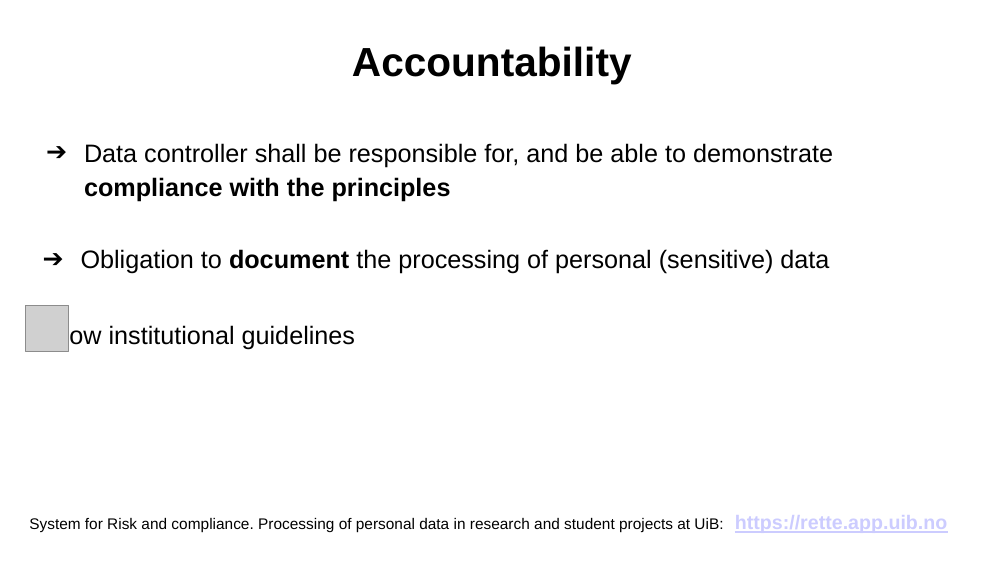
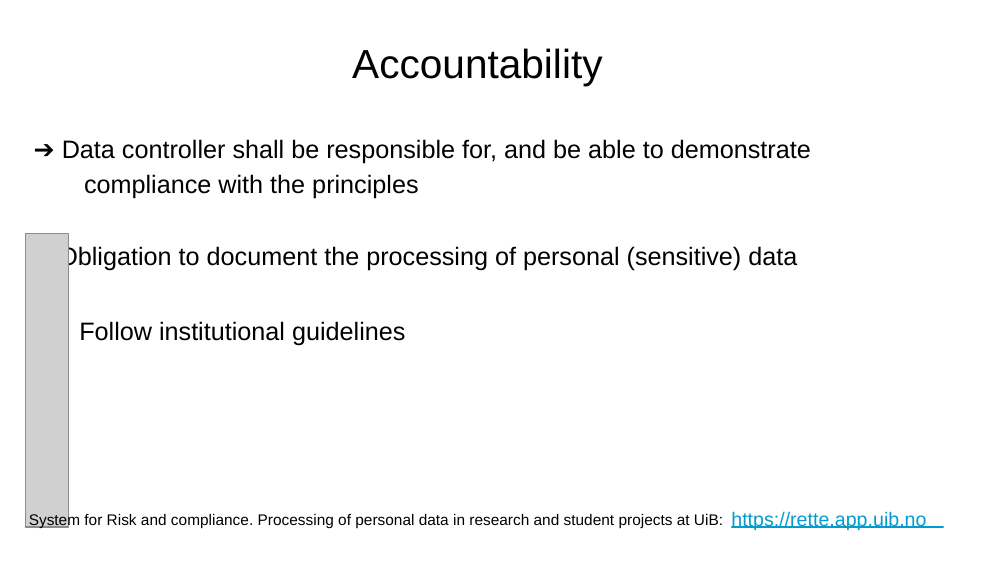
Before and after one commit to ELIXIR-Norway-Training/DMP-writing-workshop, a slide deck: slide 29 of 04_GDPR.odp (slide 30 before the commit). Drawn at 1008x567 pixels with LibreOffice and Linux fonts; fonts in the diff are those of the drawing; grey boxes stand for pictures. Boxes give left, top, right and bottom in pixels: in the first picture for what was removed or moved away, otherwise in the second. Text is boxed around its words. In the diff, an @@ line names an element or a change of style, - is before the commit and + after.

```diff
--- a/04_GDPR.odp
+++ b/04_GDPR.odp
@@ freeform shape added at bbox=[108, 24, 876, 98], fill #FFFFFF @@
@@ text "Accountability" at bbox=[352, 48, 602, 86]: bold off; alignment centre to left; vertical alignment middle to top @@
@@ text at bbox=[62, 139, 811, 164]: text changed @@
-➔ Data controller shall be responsible for, and be able to demonstrate compliance with the principles
+➔ Data controller shall be responsible for, and be able to demonstrate
@@ text added at bbox=[84, 174, 418, 198], 18 pt, text #000000 @@
+compliance with the principles
@@ picture: place and size @@
-picture at bbox=[25, 305, 69, 352]
+picture at bbox=[25, 234, 69, 527]
@@ text at bbox=[58, 244, 797, 270]: text changed @@
-➔ Obligation to document the processing of personal (sensitive) data
+➔ Obligation to document the processing of personal (sensitive) data
@@ text "Follow institutional guidelines": place and size @@
-text "Follow institutional guidelines" at bbox=[29, 324, 355, 350]
+text "Follow institutional guidelines" at bbox=[79, 321, 405, 346]
@@ text "Follow institutional guidelines" at bbox=[79, 321, 405, 346]: line spacing 1.15 to 1; less space between paragraphs @@
@@ text at bbox=[29, 513, 723, 529]: text changed @@
-System for Risk and compliance. Processing of personal data in research and student projects at UiB: https://rette.app.uib.no
+System for Risk and compliance. Processing of personal data in research and student projects at UiB:
@@ text added at bbox=[731, 511, 926, 530], 14 pt, text #049CCF @@
+https://rette.app.uib.no
@@ freeform shape added at bbox=[732, 526, 944, 528], fill #049CCF @@
```
Also in this commit, not shown: 45 other slides changed, 5 slides added, 3 slides removed, 3 other files.
